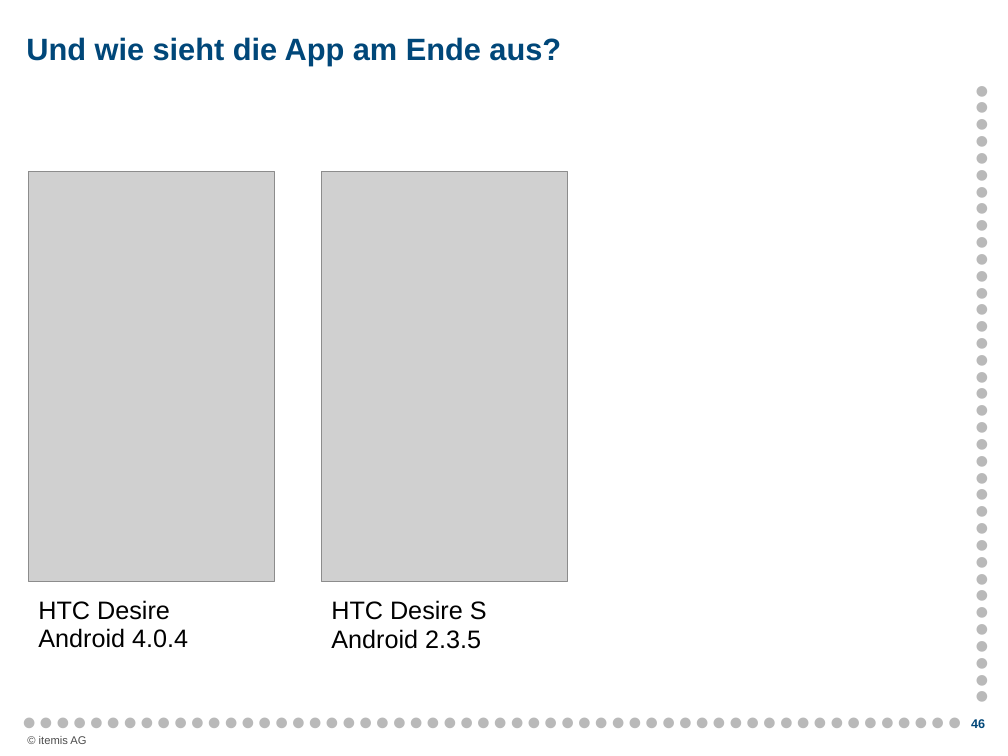
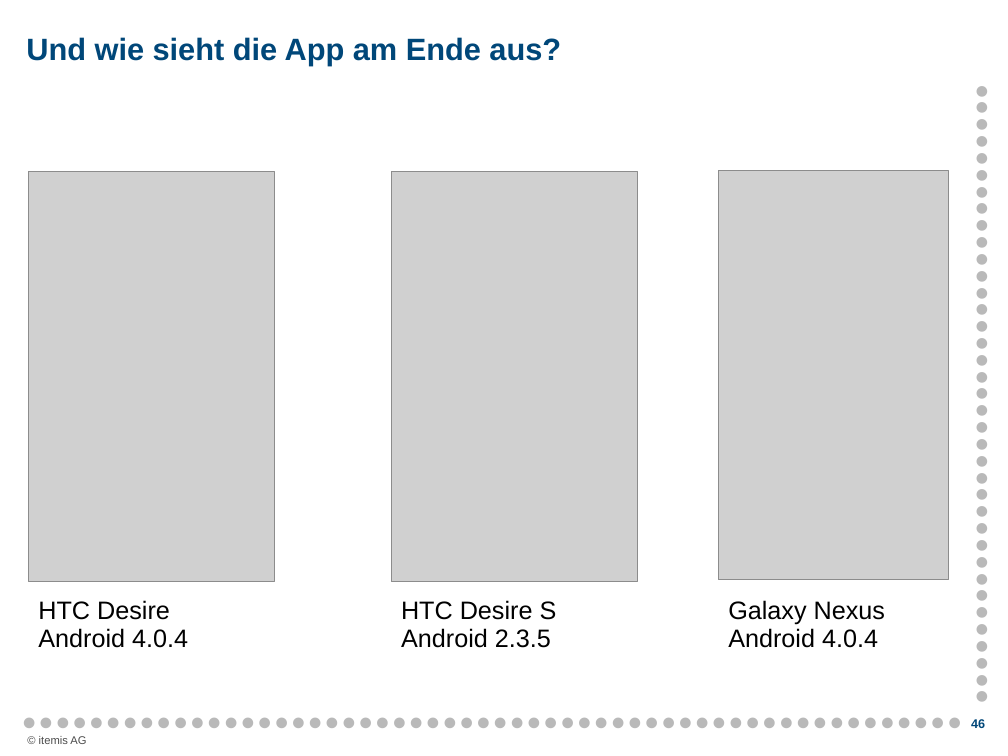
Before and after one commit to dereulenspiegel/mmt30, a slide deck: slide 46 of mmt30_hello_android.pptx. Drawn at 1008x756 pixels with LibreOffice and Linux fonts; fonts in the diff are those of the drawing; grey boxes stand for pictures; background and template pictures are left out. Boxes give left, top, right and bottom in pixels: in the first picture for what was removed or moved away, otherwise in the second. Text is boxed around its words. In the diff, an @@ line names an element or a change of style, - is before the commit and + after.

Commit message:
Last changes to presentation

```diff
--- a/mmt30_hello_android.pptx
+++ b/mmt30_hello_android.pptx
@@ picture: place and size @@
-picture at (322,171,568,582)
+picture at (391,171,637,582)
@@ picture added at (719,171,949,581) @@
@@ text "HTC Desire S": place and size @@
-text "HTC Desire S" at (331,600,487,649)
+text "HTC Desire S" at (401,600,557,648)
@@ text added at (728,600,885,648), 18 pt, text #000000 @@
+Galaxy Nexus
+Android 4.0.4
```
Also in this commit, not shown: 1 slide added, 1 other file.
